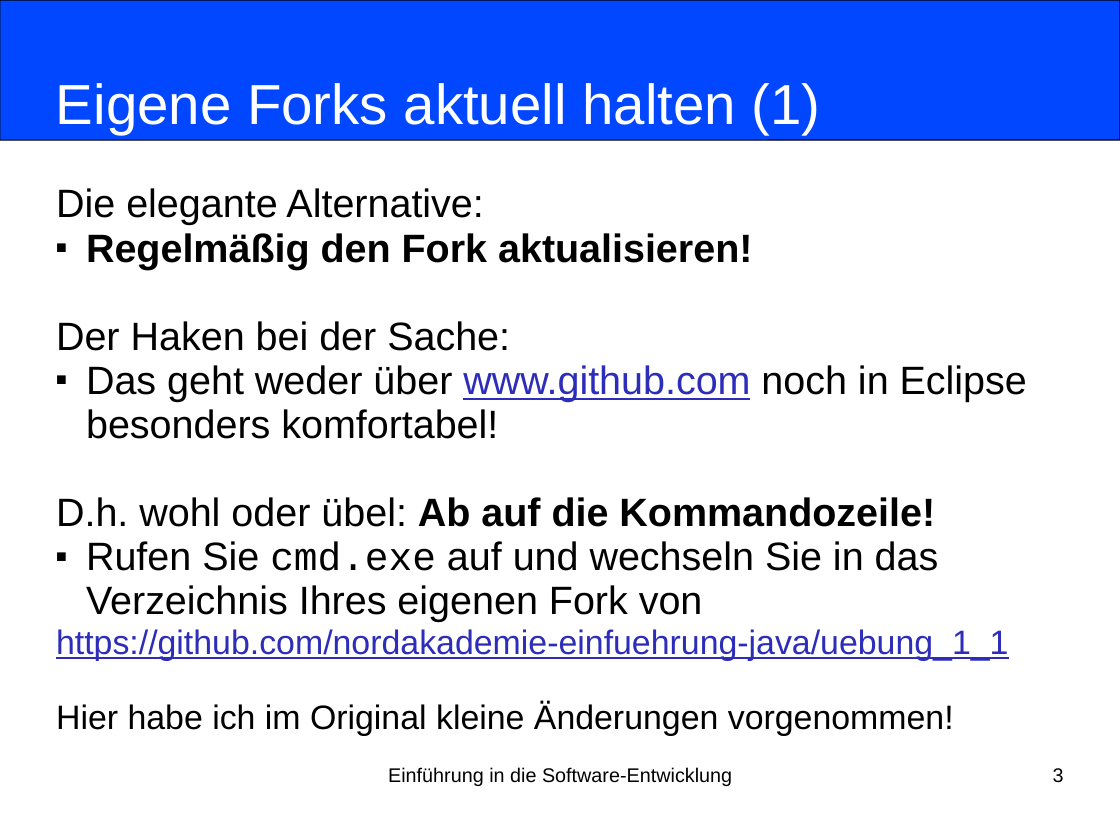
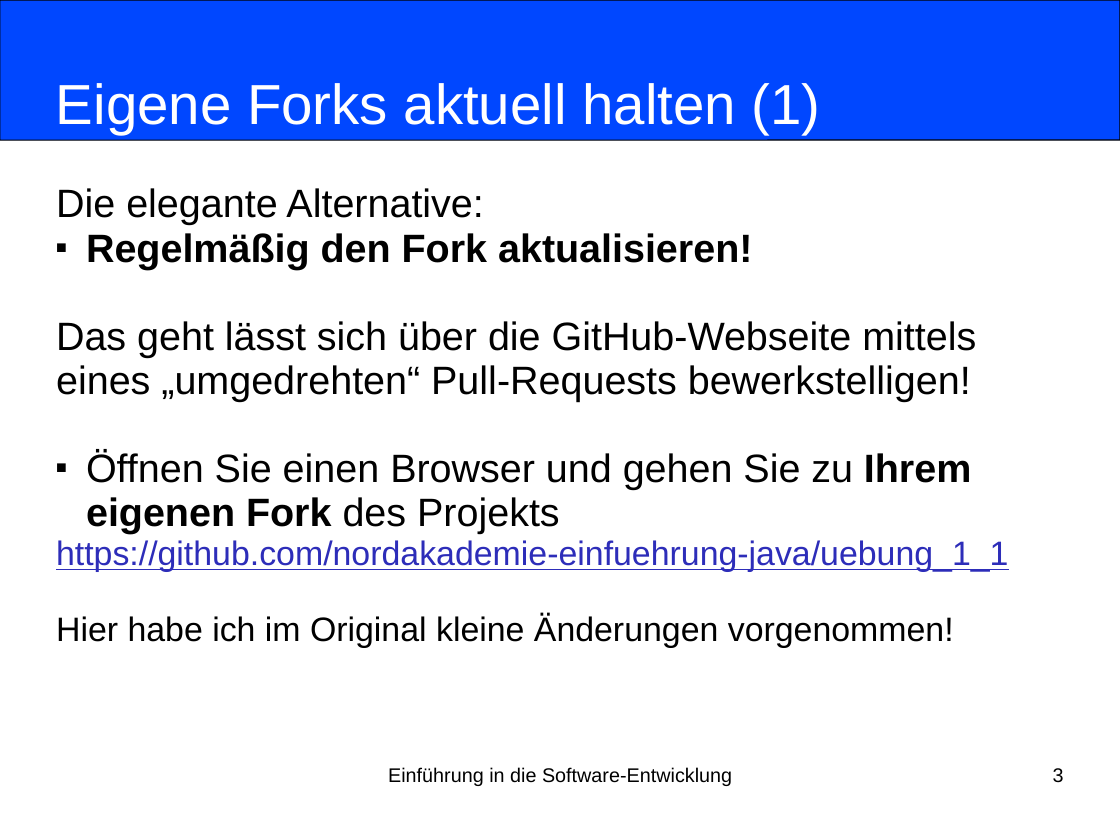
Before and after one commit to nordakademie-einfuehrung-java/vorlesungsskript, a slide deck: slide 3 of folien/Semester_03_Termin_07_Kapitel06.pptx. Drawn at 1120x840 pixels with LibreOffice and Linux fonts; fonts in the diff are those of the drawing. Boxes give left, top, right and bottom in pixels: in the first picture for what was removed or moved away, otherwise in the second. Text is boxed around its words. In the diff, an @@ line names an element or a change of style, - is before the commit and + after.

Commit message:
Änderung Fork-Aktualisierung

```diff
--- a/folien/Semester_03_Termin_07_Kapitel06.pptx
+++ b/folien/Semester_03_Termin_07_Kapitel06.pptx
@@ subtitle at <box>56,321,976,534</box>: text changed @@
-Der Haken bei der Sache:
-■ Das geht weder über www.github.com noch in Eclipse besonders komfortabel!
-D.h. wohl oder übel: Ab auf die Kommandozeile!
-■ Rufen Sie cmd.exe auf und wechseln Sie in das Verzeichnis Ihres eigenen Fork von
+Das geht lässt sich über die GitHub-Webseite mittels eines „umgedrehten“ Pull-Requests bewerkstelligen!
+■ Öffnen Sie einen Browser und gehen Sie zu Ihrem eigenen Fork des Projekts
```
Also in this commit, not shown: 2 other slides changed, 1 slide added, 1 other file.
